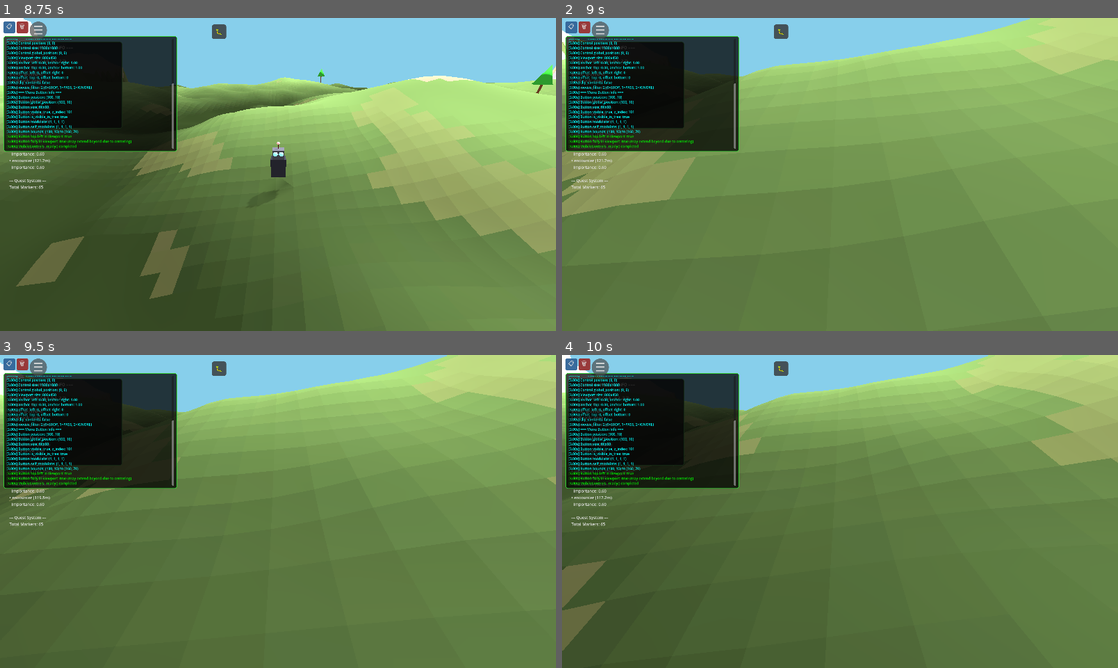
Above: before the commit, frames 1-4 (two rows, left to right).
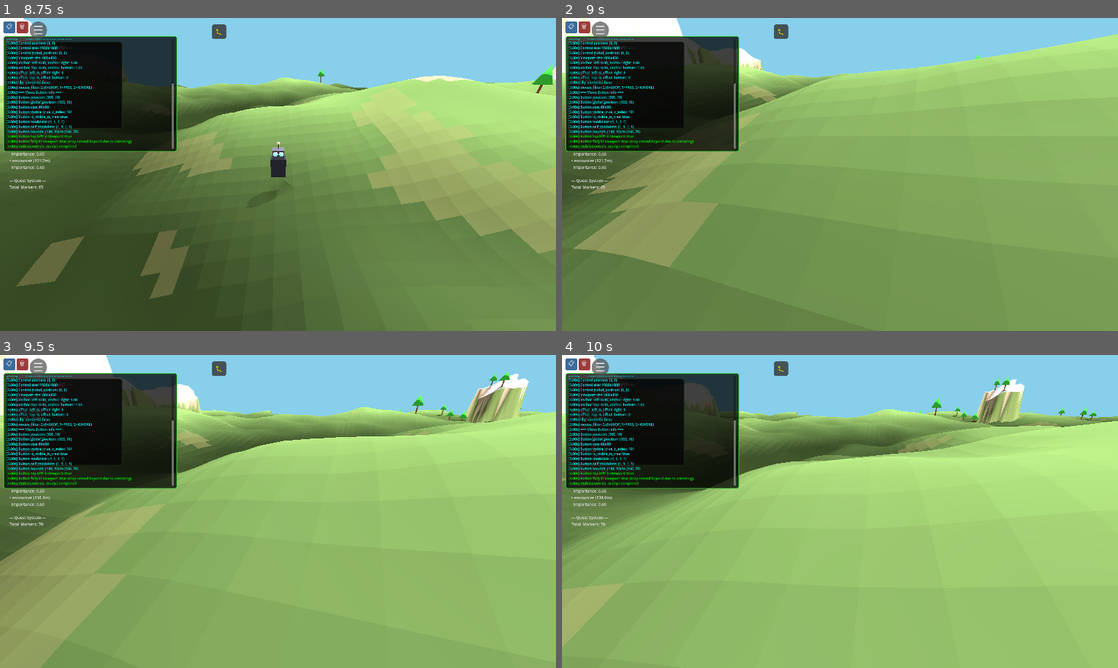
Above: after the commit, the same moments.

Repository: felix-dieterle/YouGame_godot4_public
Game: Godot game, scene res://scenes/main.tscn
Two runs of this game, one before a commit and one after it. Both use one fixed random seed, a clock stepped at 60 frames per second and the inputs below.
Inputs (mouse positions are in pixels of both pictures, inside the frame that each line leads up to):
- Up to frame 1 (8.75 s): click "📋" at 0.5 s; click "🗑" at 1.25 s; click "☰" at 2 s; click "👁 Toggle First Person View" at 2.75 s; click "🐛" at 3.5 s; tap Enter at 4.25 s; move the mouse to (400, 158) at 4.27 s; hold Right (ui_right) 4.28-5 s; hold V (toggle_camera_view) 4.28-5 s; click (400, 158) at 4.42 s; drag from (166, 190) to (250, 237) at 5.02 s; move the mouse to (333, 105) at 5.77 s; hold Right (ui_right) 5.78-6.5 s; hold V (toggle_camera_view) 5.78-6.5 s; drag from (250, 237) to (111, 127) at 6.52 s; move the mouse to (444, 221) at 7.27 s; hold Left (ui_left) 7.28-8 s; hold V (toggle_camera_view) 7.28-8 s; drag from (111, 127) to (194, 96) at 8.02 s
- Up to frame 2 (9 s): move the mouse to (867, 174) at 8.77 s; hold Down (ui_down) from 8.78 s (still down); hold V (toggle_camera_view) from 8.78 s (still down); click (867, 174) at 8.92 s
- Up to frame 3 (9.5 s): keep holding Down (ui_down); keep holding V (toggle_camera_view)
- Up to frame 4 (10 s): release Down (ui_down) at 9.5 s; release V (toggle_camera_view) at 9.5 s; drag from (756, 433) to (728, 527) at 9.52 s

Frame 1 is identical in both runs. In frame 2, 18% of the frame differs, in the area x 0-100%, y 0-100%; in frame 3, 79%; in frame 4, 79%.

Commit message:
Fix first-person navigation by negating Y-axis input
Co-authored-by: felix-dieterle <1490062+felix-dieterle@users.noreply.github.com>

Diff:
--- a/scripts/player.gd
+++ b/scripts/player.gd
@@ -85,7 +85,8 @@
         if is_first_person:
             # First-person: Transform input by player's rotation
             # Forward (input_dir.y) should move in the direction player is facing
-            var input_3d = Vector3(input_dir.x, 0, input_dir.y).normalized()
+            # Negate input_dir.y because "up" input is negative, but we want negative Z (forward)
+            var input_3d = Vector3(input_dir.x, 0, -input_dir.y).normalized()
             direction = input_3d.rotated(Vector3.UP, rotation.y)
         else:
             # Third-person: World-relative movement (original behavior)
